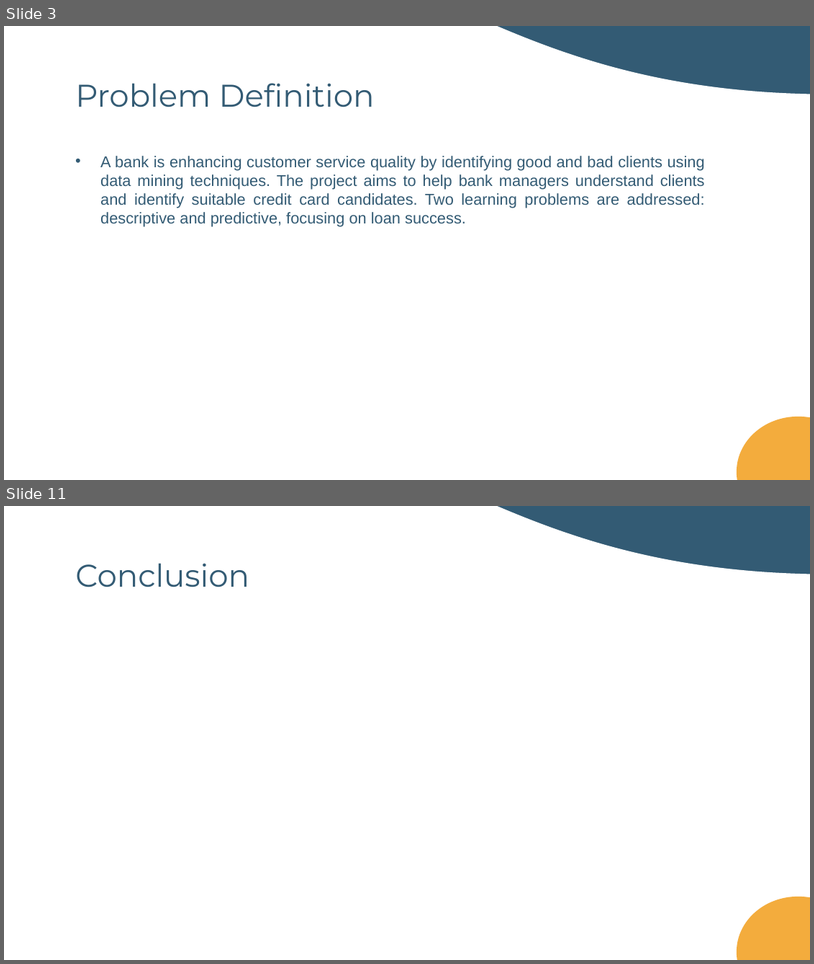
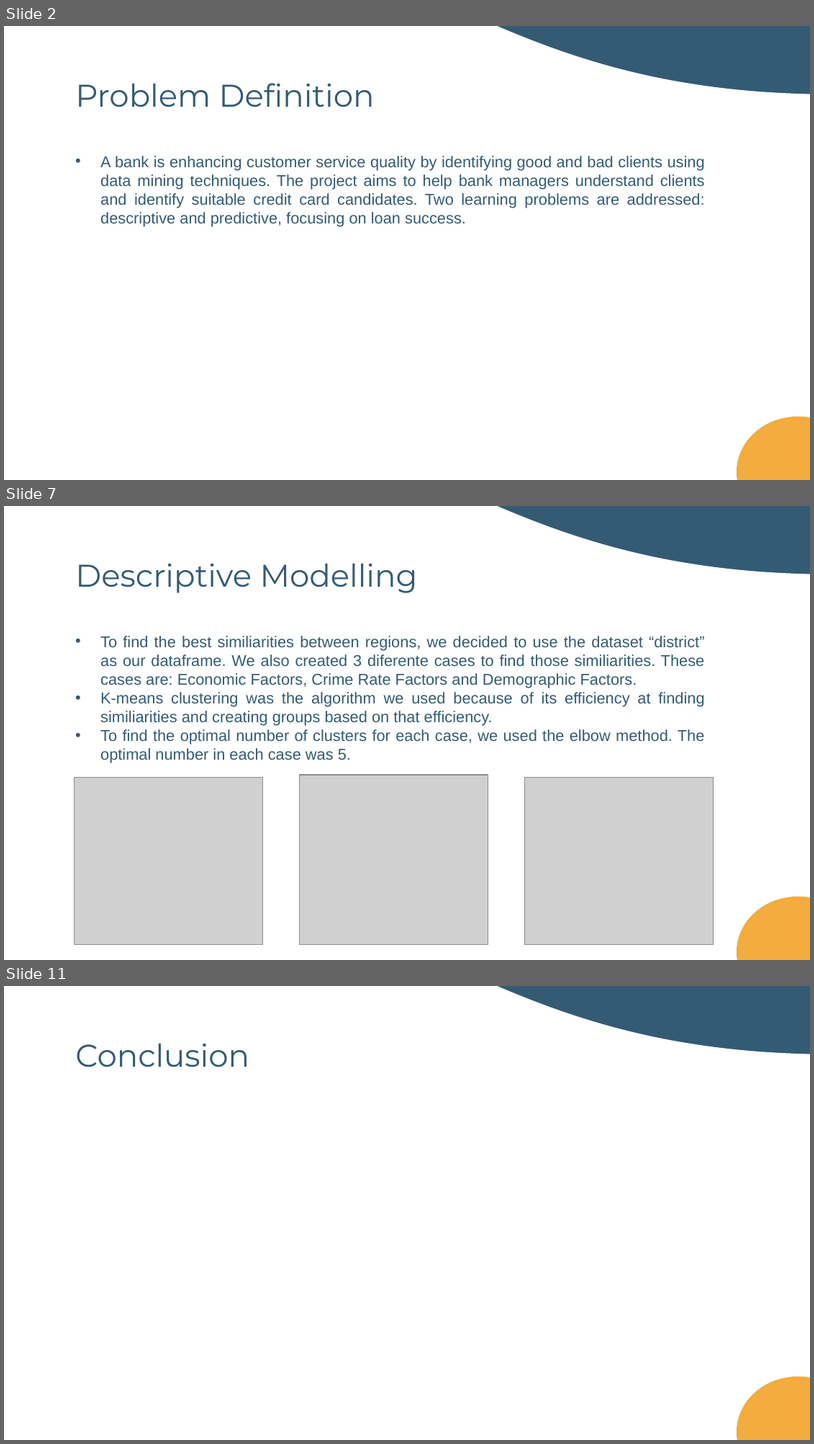
Before and after one commit to DanielaTomas/FCUP-DM1, a slide deck: docs/DM1.pptx. Shown one above the other, each under a label of ours: slides 3 and 11 before the commit, slides 2, 7 and 11 after it; the slides between them are not shown. The pictures are 814x964 and 814x1444 pixels, drawn with LibreOffice and Linux fonts; fonts in the diff are those of the drawing; grey boxes stand for pictures. Boxes give left, top, right and bottom in pixels: in the first picture for what was removed or moved away, otherwise in the second. Text is boxed around its words. In the diff, an @@ line names an element or a change of style, - is before the commit and + after.

```diff
--- a/docs/DM1.pptx
+++ b/docs/DM1.pptx
@@ slide 7 added at [4,506,810,960], background #335B74; not listed: 1 template element that a slide beside it also shows @@
@@ title added at [75,563,418,593], 28 pt, text #335B74 @@
+Descriptive Modelling
@@ text added at [100,636,705,763], 14 pt, text #335B74 @@
+• To find the best similiarities between regions, we decided to use the dataset “district” as our dataframe. We also created 3 diferente cases to find those similiarities. These cases are: Economic Factors, Crime Rate Factors and Demographic Factors.
+• K-means clustering was the algorithm we used because of its efficiency at finding similiarities and creating groups based on that efficiency.
+• To find the optimal number of clusters for each case, we used the elbow method. The optimal number in each case was 5.
@@ picture added at [74,777,263,944] @@
@@ picture added at [300,775,489,944] @@
@@ picture added at [525,777,714,944] @@
@@ freeform shape added at [737,896,810,960], fill #F3AC3D @@
@@ what was slide 3 is now slide 2 @@
```
Also in this commit, not shown: 3 slides changed, 4 other slides added, 5 slides removed, 2 other files.
